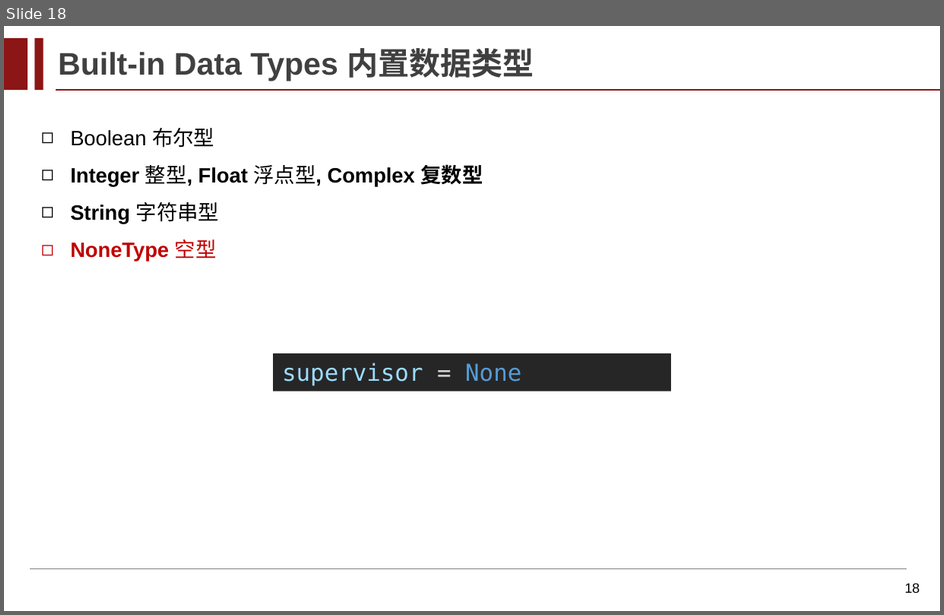
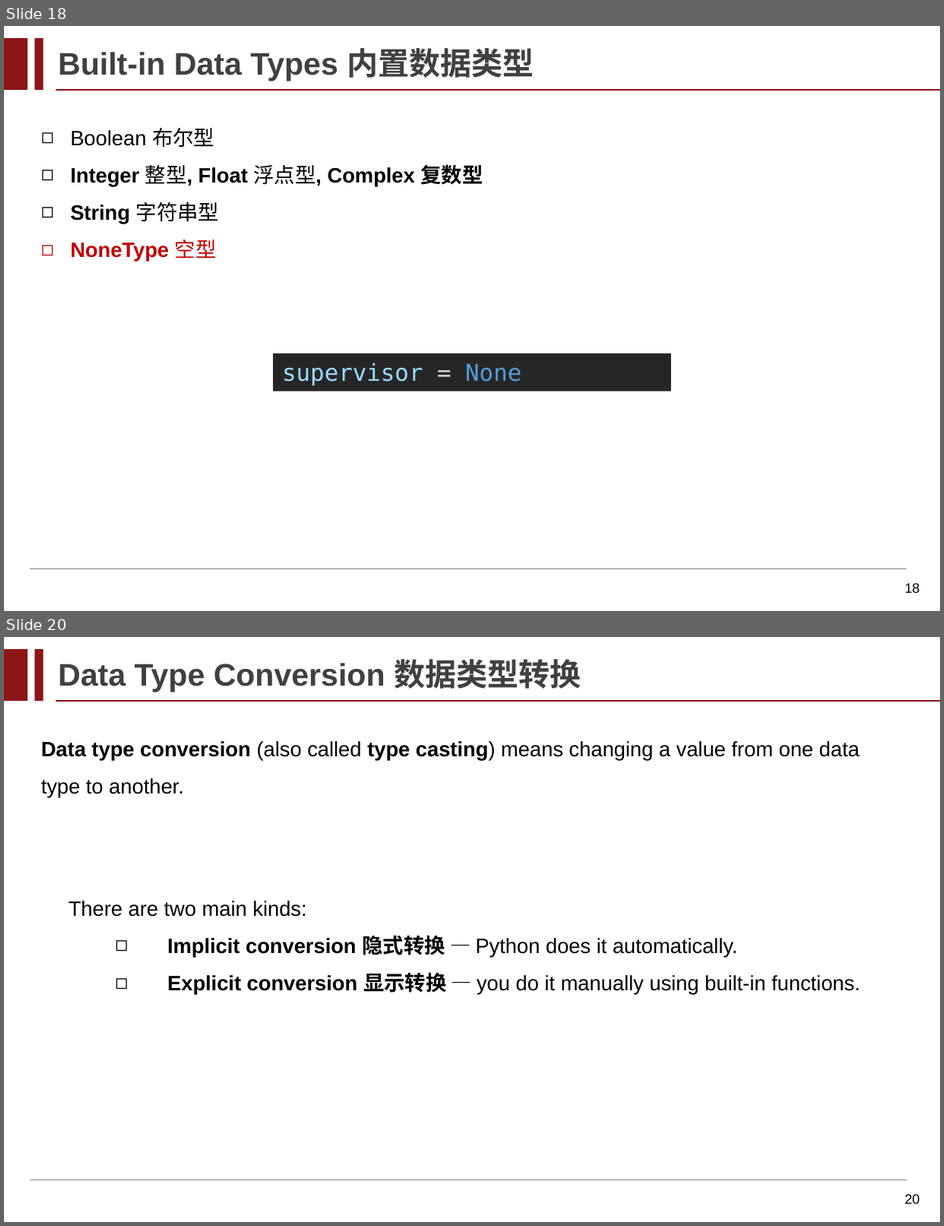
Before and after one commit to Peng-shhe/Advanced-Programming, a slide deck: 课件/Lecture_03_Data_Types_and_Expression.pptx. Shown one above the other, each under a label of ours: slide 18 before the commit, slides 18 and 20 after it; the slides between them are not shown. The pictures are 944x615 and 944x1226 pixels, drawn with LibreOffice and Linux fonts; fonts in the diff are those of the drawing; background and template pictures are left out. Boxes give left, top, right and bottom in pixels: in the first picture for what was removed or moved away, otherwise in the second. Text is boxed around its words. In the diff, an @@ line names an element or a change of style, - is before the commit and + after.

```diff
--- a/课件/Lecture_03_Data_Types_and_Expression.pptx
+++ b/课件/Lecture_03_Data_Types_and_Expression.pptx
@@ slide 20 added at (4,637,940,1222), background #FFFFFF; not listed: 4 template elements that a slide beside it also shows @@
@@ text added at (58,659,581,692), 24 pt, text #404040, bold @@
+Data Type Conversion 数据类型转换
@@ text added at (41,741,860,798), 16 pt, text #000000 @@
+Data type conversion (also called type casting) means changing a value from one data type to another.
@@ text added at (69,901,861,995), 16 pt, text #000000 @@
+There are two main kinds:
+  ◻ Implicit conversion 隐式转换 — Python does it automatically.
+  ◻ Explicit conversion 显示转换 — you do it manually using built-in functions.
@@ rectangle added at (642,1136,804,1173), fill #FFFFFF, outline #FFFFFF 2 pt @@
@@ page number added at (905,1194,921,1204), 10.5 pt, text #000000 @@
+20
```
Also in this commit, not shown: 6 slides changed, 15 other slides added, 3 other files.
